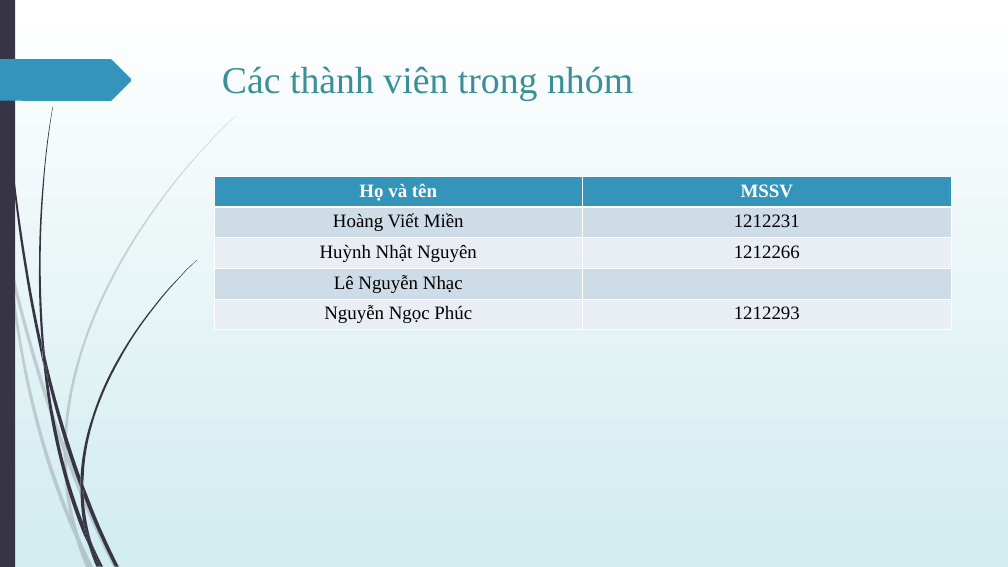
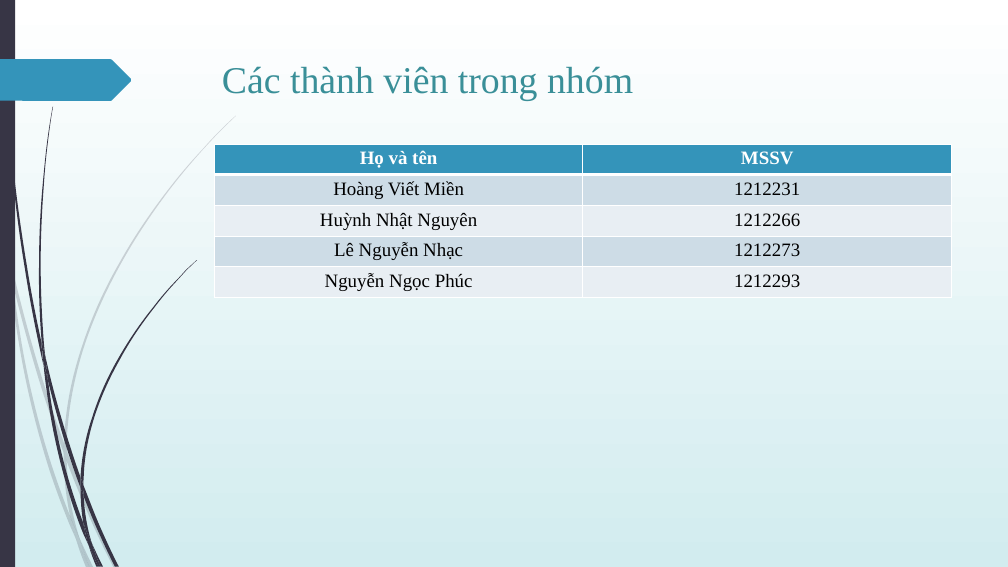
Before and after one commit to Nguyen257/-UDPT-TH2013-Seminar-React-Redux, a slide deck: slide 2 of Giới-thiệu-về-React-Redux.pptx. Drawn at 1008x567 pixels with LibreOffice and Linux fonts; fonts in the diff are those of the drawing. Boxes give left, top, right and bottom in pixels: in the first picture for what was removed or moved away, otherwise in the second. Text is boxed around its words. In the diff, an @@ line names an element or a change of style, - is before the commit and + after.

```diff
--- a/Giới-thiệu-về-React-Redux.pptx
+++ b/Giới-thiệu-về-React-Redux.pptx
@@ table at <box>215,144,953,298</box> @@
-row 4, column 2: 
+row 4, column 2: 1212273
@@ table: place and size @@
-table at <box>214,176,952,330</box>
+table at <box>215,144,953,298</box>
```
Also in this commit, not shown: 3 other slides changed, 10 slides added.
